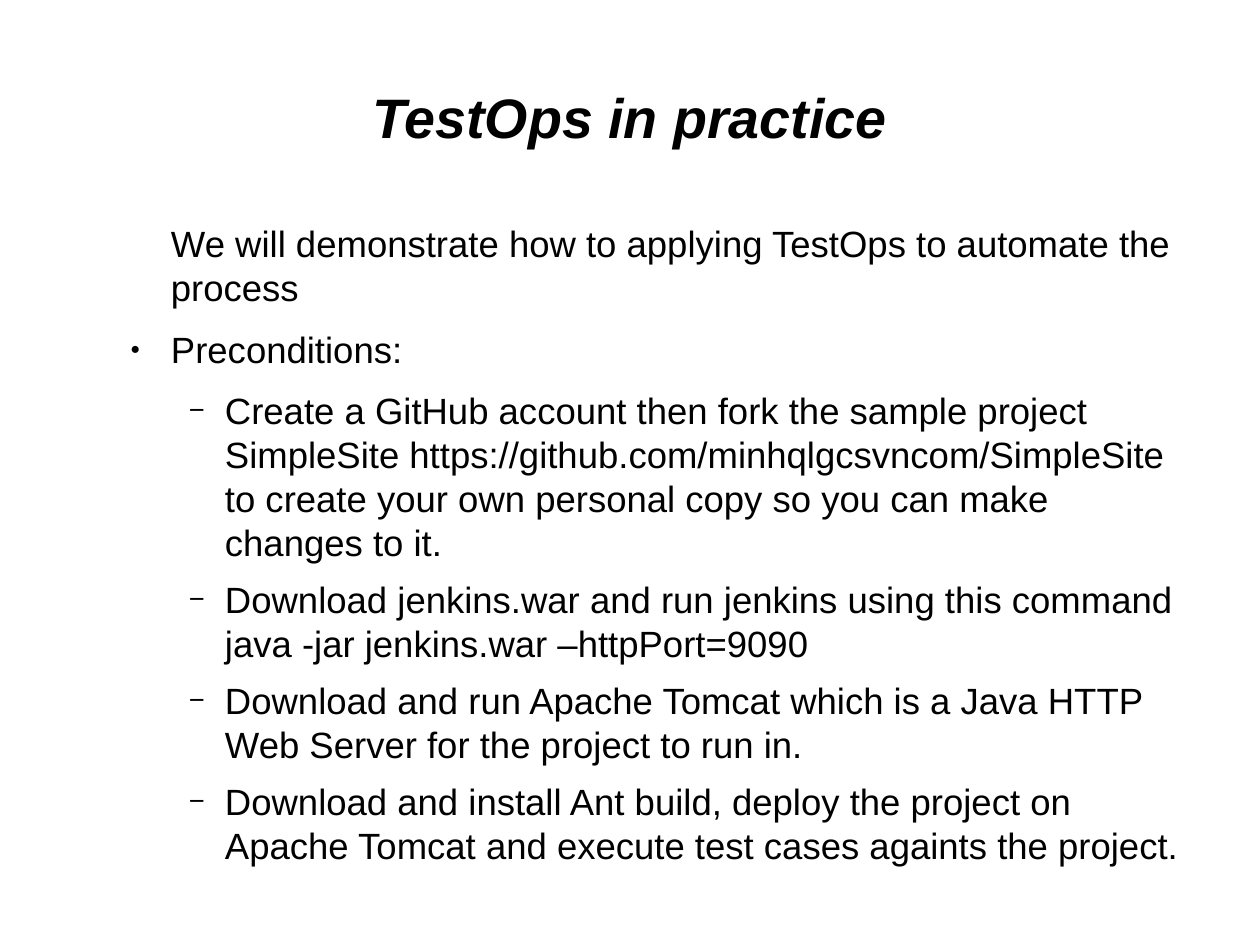
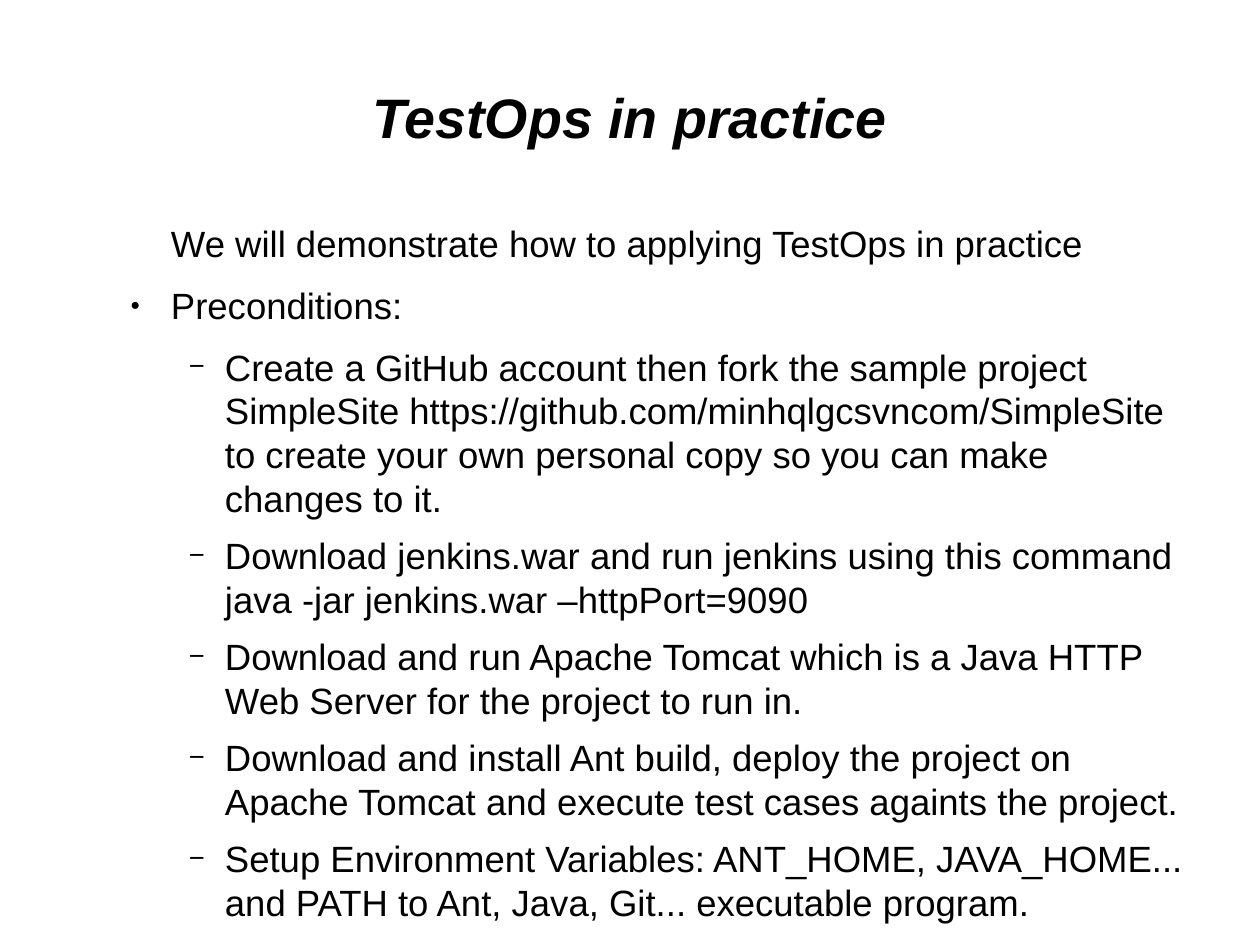
Before and after one commit to kirol/selenium, a slide deck: slide 33 of Selenium & Testops.odp. Drawn at 1260x945 pixels with LibreOffice and Linux fonts; fonts in the diff are those of the drawing. Boxes give left, top, right and bottom in pixels: in the first picture for what was removed or moved away, otherwise in the second. Text is boxed around its words. In the diff, an @@ line names an element or a change of style, - is before the commit and + after.

```diff
--- a/Selenium & Testops.odp
+++ b/Selenium & Testops.odp
@@ text at (171,230,1083,265): text changed @@
-  We will demonstrate how to applying TestOps to automate the process
+  We will demonstrate how to applying TestOps in practice
@@ text at (225,845,1182,924): paragraph added @@
+    − Setup Environment Variables: ANT_HOME, JAVA_HOME... and PATH to Ant, Java, Git... executable program.
```
Also in this commit, not shown: 2 other slides changed, 3 slides added, 2 other files.
